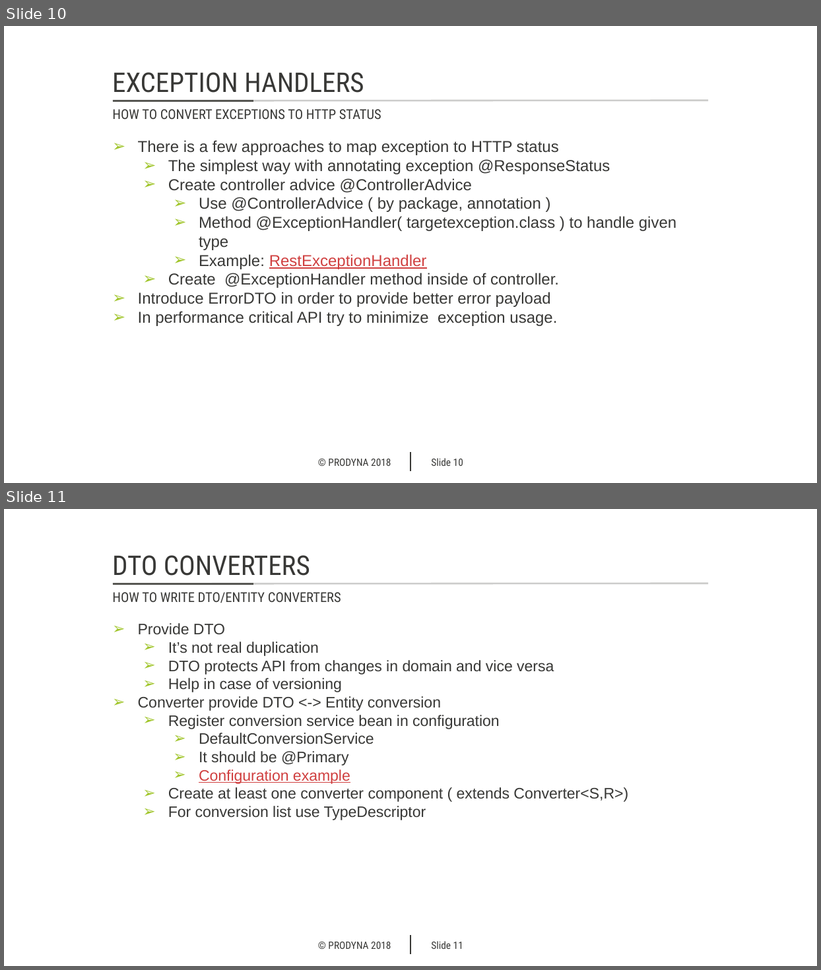
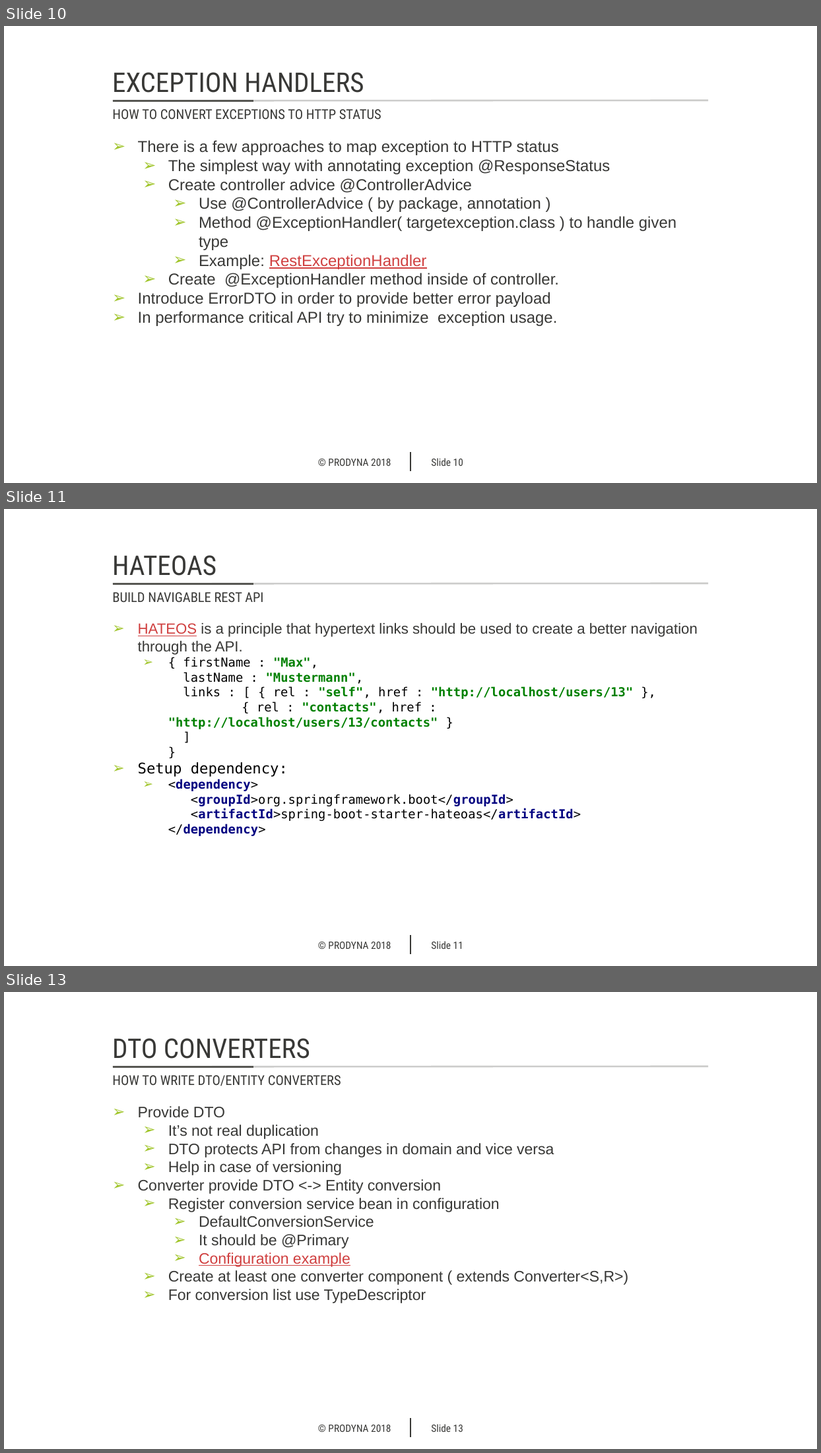
Before and after one commit to markojevtic/spring-boot-workshop, a slide deck: documentation/Spring_HATEOAS.pptx. Shown one above the other, each under a label of ours: slides 10 and 11 before the commit, slides 10, 11 and 13 after it; the slides between them are not shown. The pictures are 821x970 and 821x1453 pixels, drawn with LibreOffice and Linux fonts; fonts in the diff are those of the drawing; background and template pictures are left out. Boxes give left, top, right and bottom in pixels: in the first picture for what was removed or moved away, otherwise in the second. Text is boxed around its words. In the diff, an @@ line names an element or a change of style, - is before the commit and + after.

```diff
--- a/documentation/Spring_HATEOAS.pptx
+++ b/documentation/Spring_HATEOAS.pptx
@@ slide 11 added at (4,509,817,966), background #FFFFFF; not listed: 5 template elements that a slide beside it also shows @@
@@ rectangle added at (4,513,20,545), fill #FFFFFF @@
@@ text added at (112,555,217,576), 24 pt, text #383836 @@
+HATEOAS
@@ text added at (112,592,263,602), 12 pt, text #383836 @@
+BUILD NAVIGABLE REST API
@@ text added at (138,623,698,836), 11 pt, text #000000 @@
+➢ HATEOS is a principle that hypertext links should be used to create a better navigation through the API.
+  ➢ { firstName : "Max",
+    lastName : "Mustermann",
+    links : [ { rel : "self", href : "http://localhost/users/13" },
+    { rel : "contacts", href : "http://localhost/users/13/contacts" }
+    ]
+    }
+➢ Setup dependency:
+  ➢ <dependency>
+    <groupId>org.springframework.boot</groupId>
+    <artifactId>spring-boot-starter-hateoas</artifactId>
+    </dependency>
@@ what was slide 11 is now slide 13 @@
@@ page number at (431,1424,463,1432): text changed @@
-Slide 11
+Slide 13
```
Also in this commit, not shown: 1 other slide added, 6 other files.
